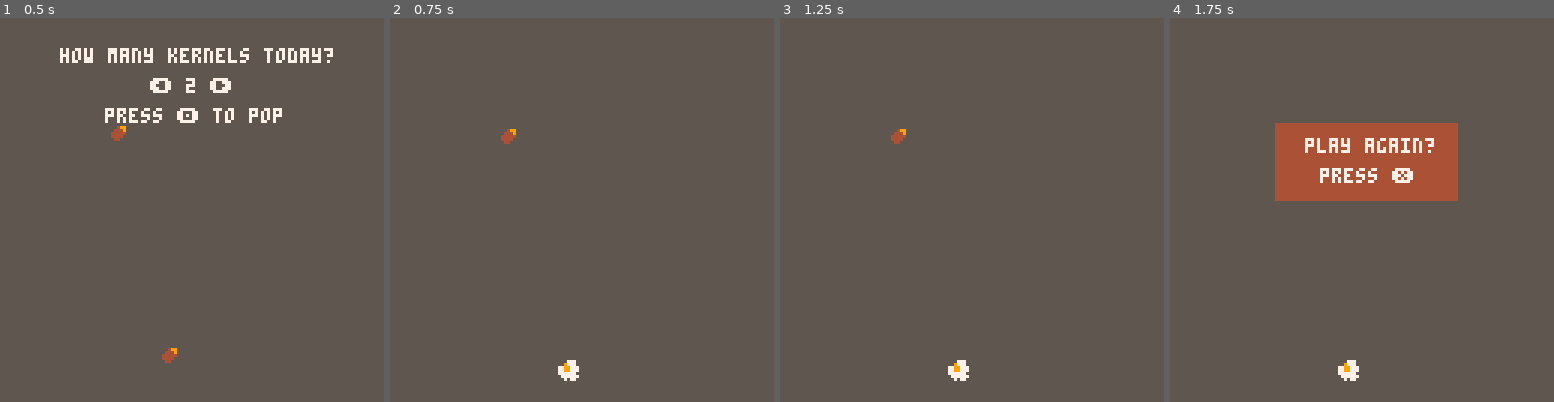
Above: before the commit, frames 1-4 (left to right).
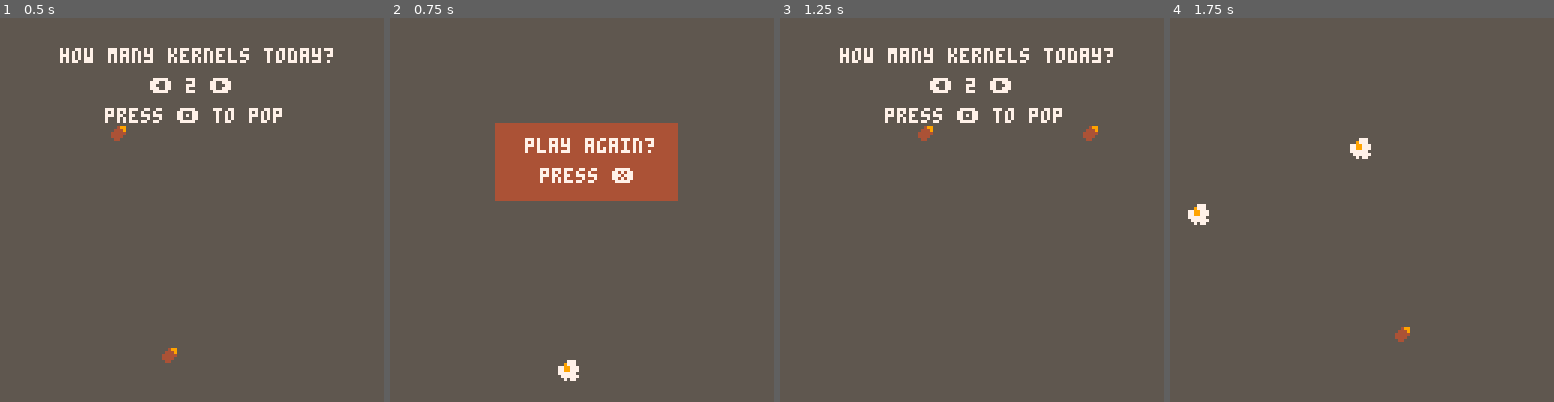
Above: after the commit, the same moments.

Repository: thoughtlesslabs/popper
Game: PICO-8 cartridge popper.p8
Same seed, same stepped clock (60 frames per second), same inputs: the game is played once before the commit and once after it.
Inputs:
- Up to frame 1 (0.5 s): tap X (X key) at 0.33 s
- Up to frame 2 (0.75 s): tap O (Z key) at 0.7 s
- Up to frame 3 (1.25 s): tap X (X key) at 1.07 s
- Up to frame 4 (1.75 s): hold Right from 1.6 s (still down); tap O (Z key) at 1.7 s

Frame 1 is identical in both runs. In frame 2, 9.6% of the frame differs, in the area x 27-75%, y 27-48%; in frame 3, 2.9%; in frame 4, 10%, in the area x 4-75%, y 27-95%.

Commit message:
Kernels now always pop

Diff:
--- a/popper.p8
+++ b/popper.p8
@@ -90,6 +89,7 @@
 	--check if kernel is already popped
  if v[randnum]==false then
   del(n,randnum)
+  updatekern()
 	elseif v[randnum] then
 		v[randnum]=false
 		pop=true
